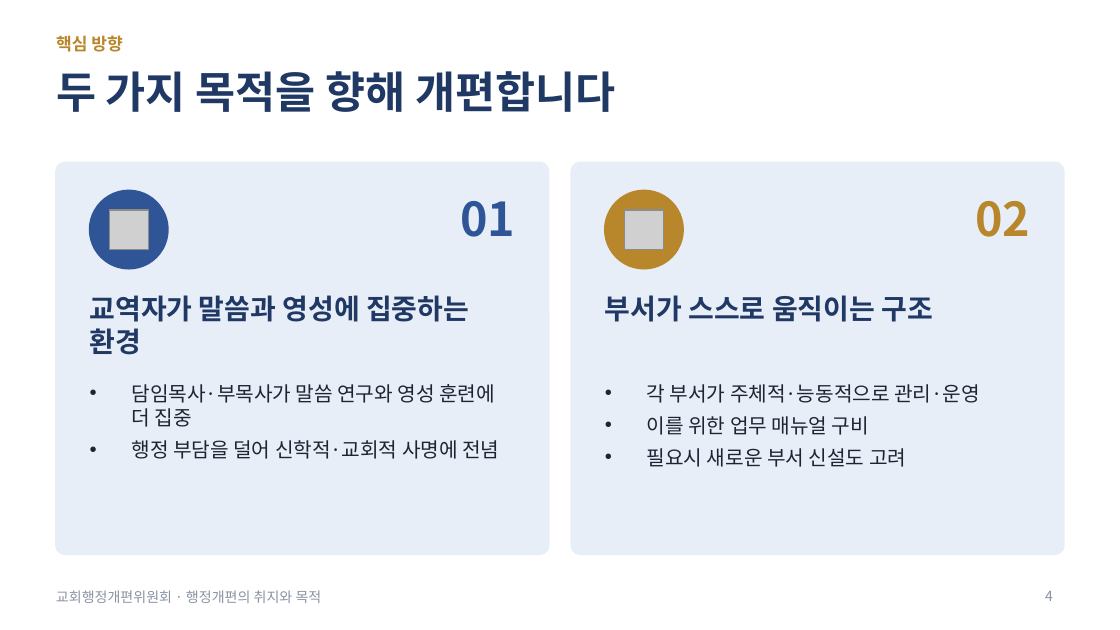
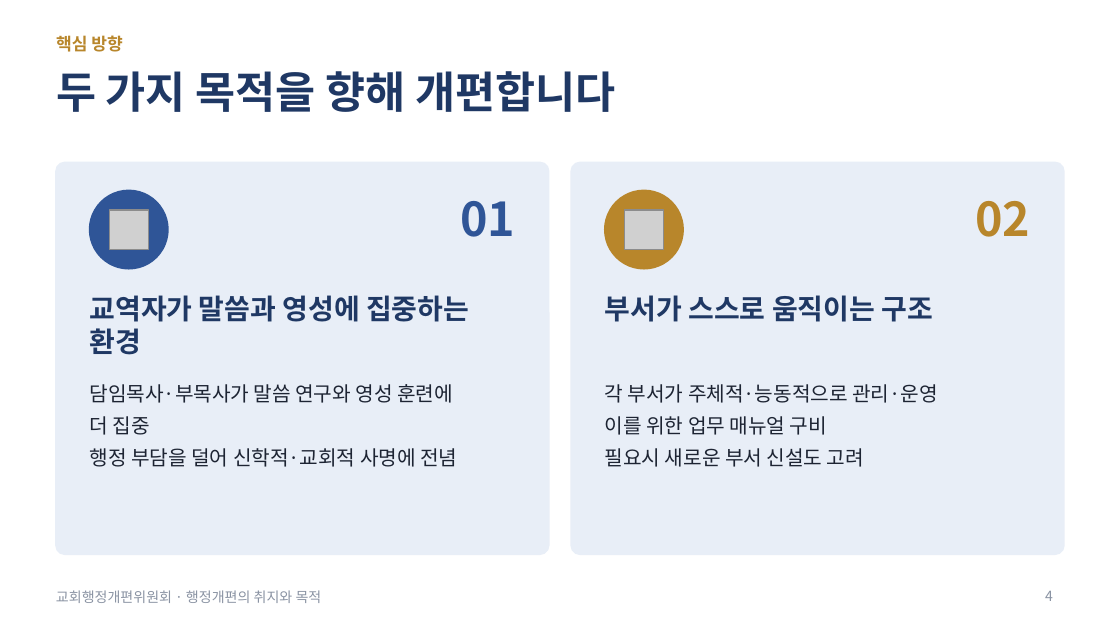
Before and after one commit to kgsdoing21-lab/-, a slide deck: slide 4 of 교회행정개편_취지와목적.pptx. Drawn at 1120x630 pixels with LibreOffice and Linux fonts; fonts in the diff are those of the drawing; grey boxes stand for pictures. Boxes give left, top, right and bottom in pixels: in the first picture for what was removed or moved away, otherwise in the second. Text is boxed around its words. In the diff, an @@ line names an element or a change of style, - is before the commit and + after.

```diff
--- a/교회행정개편_취지와목적.pptx
+++ b/교회행정개편_취지와목적.pptx
@@ text at (x1=90, y1=384, x2=453, y2=435): text changed @@
-• 담임목사·부목사가 말씀 연구와 영성 훈련에 더 집중
+담임목사·부목사가 말씀 연구와 영성 훈련에
+더 집중
@@ text "각 부서가 주체적·능동적으로 관리·운영" at (x1=605, y1=384, x2=937, y2=467): bullet • to none @@
@@ text at (x1=90, y1=448, x2=457, y2=467): bullet • to none @@
```
Also in this commit, not shown: 5 other slides changed, 2 slides added.
